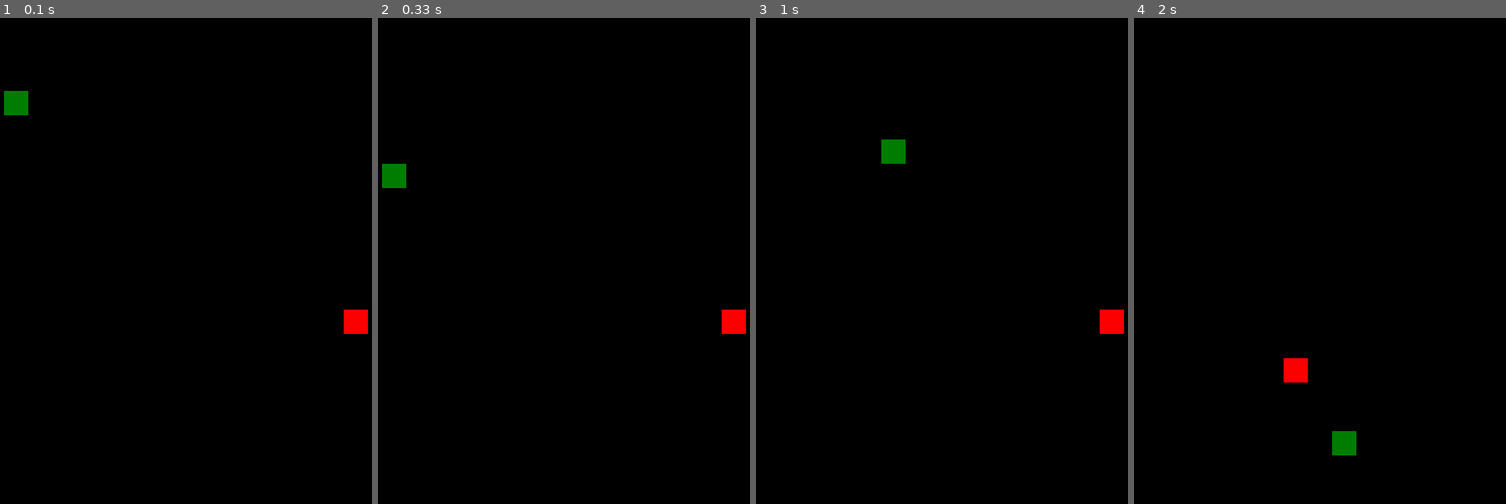
Above: before the commit, frames 1-4 (left to right).
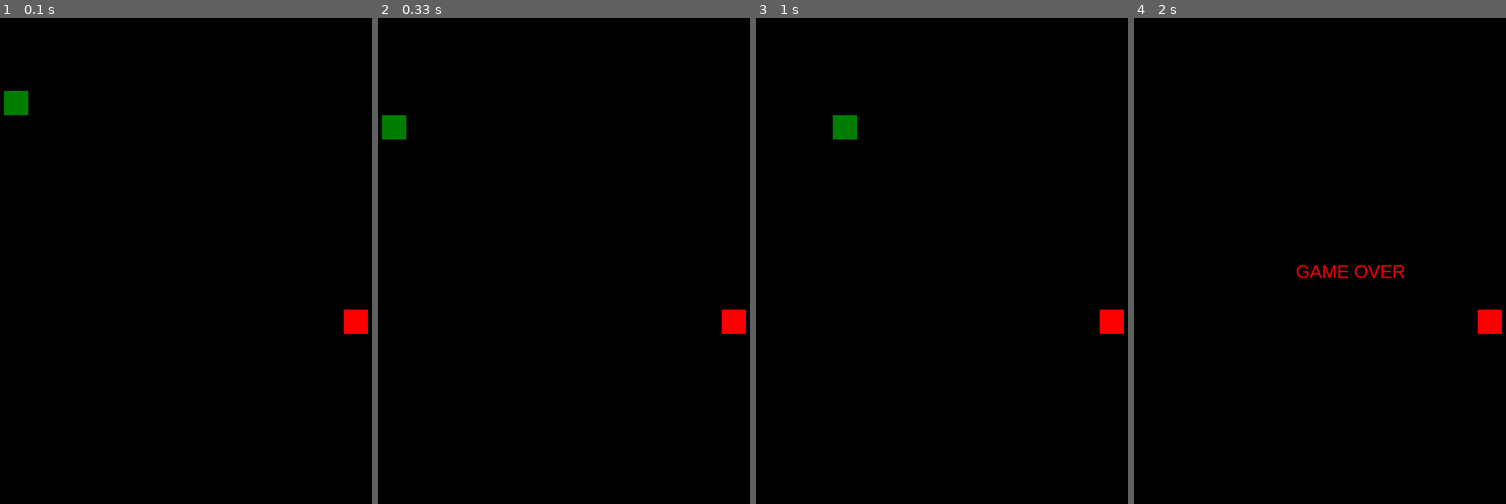
Above: after the commit, the same moments.

Repository: azor40k/pygame-snake
Game: pygame game, started from app.py
Same seed, same stepped clock (60 frames per second), same inputs: the game is played once before the commit and once after it.
Inputs:
- Up to frame 1 (0.1 s): no input
- Up to frame 2 (0.33 s): no input
- Up to frame 3 (1 s): hold Right 0.33-0.8 s; hold Up from 0.83 s (still down); tap Z at 0.9 s
- Up to frame 4 (2 s): release Up at 1.27 s; hold Right 1.3-1.8 s; tap Z at 1.37 s; tap Enter at 1.83 s

Frame 1 is identical in both runs. In frame 2, 0.7% of the frame differs, in the area x 1-8%, y 20-35%; in frame 3, 0.7%; in frame 4, 1.4%, in the area x 40-99%, y 50-90%.

Commit message:
change speed condition

Diff:
--- a/app.py
+++ b/app.py
@@ -23,8 +23,7 @@
         self.snake = Snake(self.screen)
         self.food = Food(self.screen)
 
-
-    def is_collision(self, x1, y1, x2, y2):
+    def collision(self, x1, y1, x2, y2):
         if x1 == x2 and y1 == y2:
             return True
         return False
@@ -36,19 +35,19 @@
 
         # eat food
         for i in range(self.snake.length):
-            if self.is_collision(self.snake.x[i], self.snake.y[i], self.food.x, self.food.y):
-                self.snake.increase_length()
+            if self.collision(self.snake.x[i], self.snake.y[i], self.food.x, self.food.y):
+                self.snake.increase_snake()
                 self.food.change_position()
                 print(f'bigger snake: {self.snake.length}')
 
         # self collision
         for i in range(3, self.snake.length):
-            if self.is_collision(self.snake.x[0], self.snake.y[0], self.snake.x[i], self.snake.y[i]):
+            if self.collision(self.snake.x[0], self.snake.y[0], self.snake.x[i], self.snake.y[i]):
                 raise "Collision Death"
 
         # border collision
         if not (0 <= self.snake.x[0] <= settings.SCREEN_WIDTH and 0 <= self.snake.y[0] <= settings.SCREEN_HEIGHT):
-            raise "Boundary Death"
+            raise "Border Death"
 
     def game_over(self):
         print(settings.GAME_OVER_MESSAGE)
@@ -61,7 +60,6 @@
         print(settings.GAME_START_MESSAGE)
         game_running = True
         game_done = False
-        game_speed = .1
 
         while game_running:
             for event in pygame.event.get():
@@ -96,6 +94,6 @@
                 game_done = True
                 self.game_reset()
 
-            time.sleep(game_speed)
+            time.sleep(self.snake.speed)
 
 App().game_run()
--- a/models/snake.py
+++ b/models/snake.py
@@ -9,9 +9,10 @@
         self.direction      = 'down'
         self.body           = pygame.Surface((40, 40), pygame.SRCALPHA)
         pygame.draw.circle(self.body , colors.GREEN, [20, 20], 40)
+        self.speed  = .2
         self.length = 1
-        self.x = [random.randint(1, 24)*settings.DEFAULT_SIZE]
-        self.y = [random.randint(1, 19)*settings.DEFAULT_SIZE]
+        self.x      = [random.randint(1, 24)*settings.DEFAULT_SIZE]
+        self.y      = [random.randint(1, 19)*settings.DEFAULT_SIZE]
 
     def snake_direction(self, direction):
         self.direction = direction
@@ -41,7 +42,10 @@
 
         pygame.display.flip()
 
-    def increase_length(self):
+    def increase_snake(self):
         self.length += 1
         self.x.append(-1)
         self.y.append(-1)
+
+        if self.length % 3 == 0:
+            self.speed *= .8
Binary file removed: assets/img/food.png
Binary file removed: assets/img/snake.png
